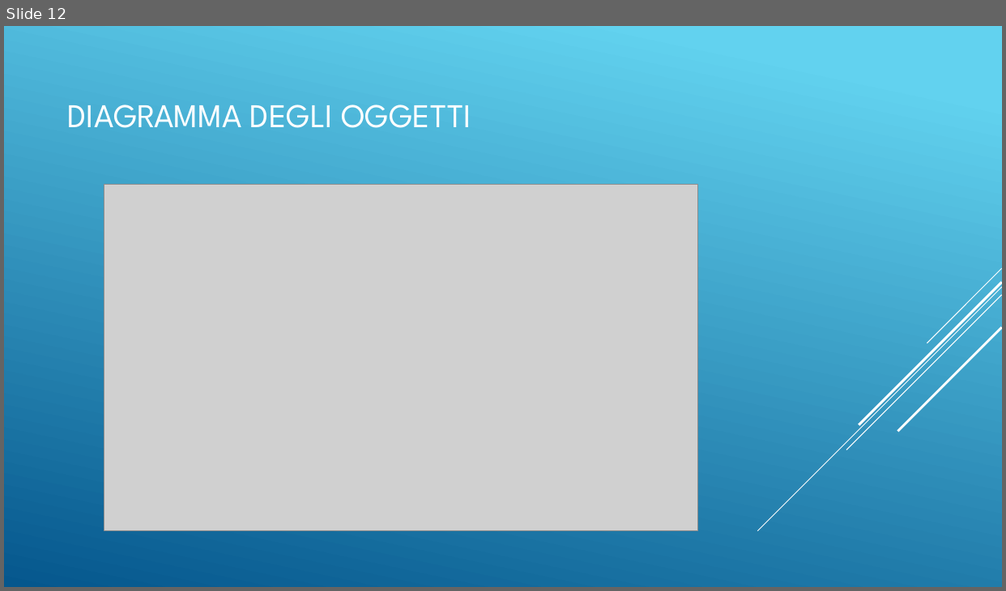
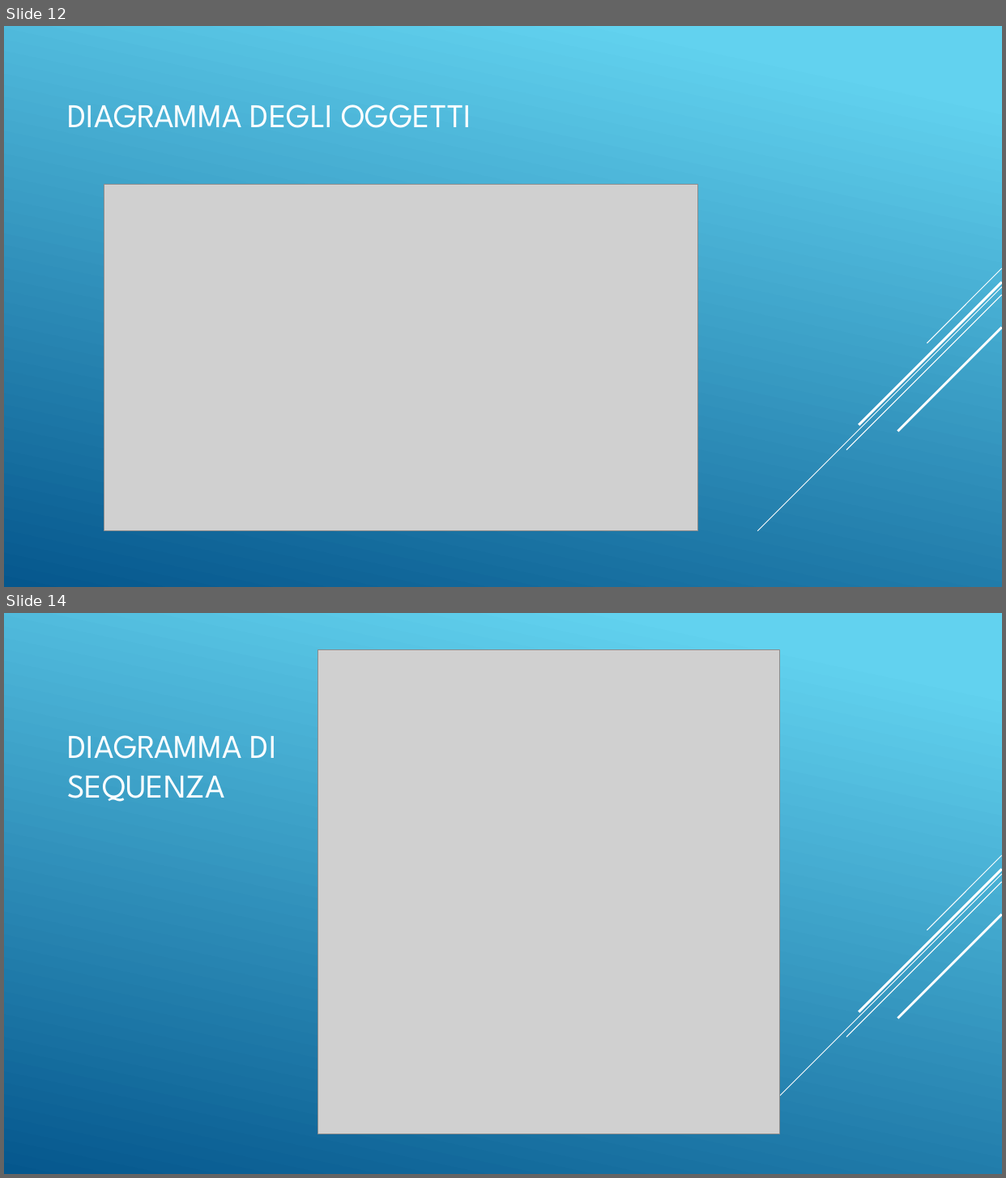
Before and after one commit to ferpos-engineering/WorkshopVs, a slide deck: Lezioni/UML/Slides-UML.pptx. Shown one above the other, each under a label of ours: slide 12 before the commit, slides 12 and 14 after it; the slides between them are not shown. The pictures are 1006x591 and 1006x1178 pixels, drawn with LibreOffice and Linux fonts; fonts in the diff are those of the drawing; grey boxes stand for pictures. Boxes give left, top, right and bottom in pixels: in the first picture for what was removed or moved away, otherwise in the second. Text is boxed around its words. In the diff, an @@ line names an element or a change of style, - is before the commit and + after.

Commit message:
Activity diagram, Sequence diagram and State diagram implemented.

```diff
--- a/Lezioni/UML/Slides-UML.pptx
+++ b/Lezioni/UML/Slides-UML.pptx
@@ slide 14 added at (4, 613, 1002, 1174), background gradient #62D2EF to #05578D; not listed: 5 template elements that a slide beside it also shows @@
@@ picture added at (318, 649, 780, 1135) @@
@@ title added at (67, 735, 277, 802), 32 pt, text #FFFFFF @@
+DIAGRAMMA DI SEQUENZA
```
Also in this commit, not shown: 2 other slides added, 4 other files.
